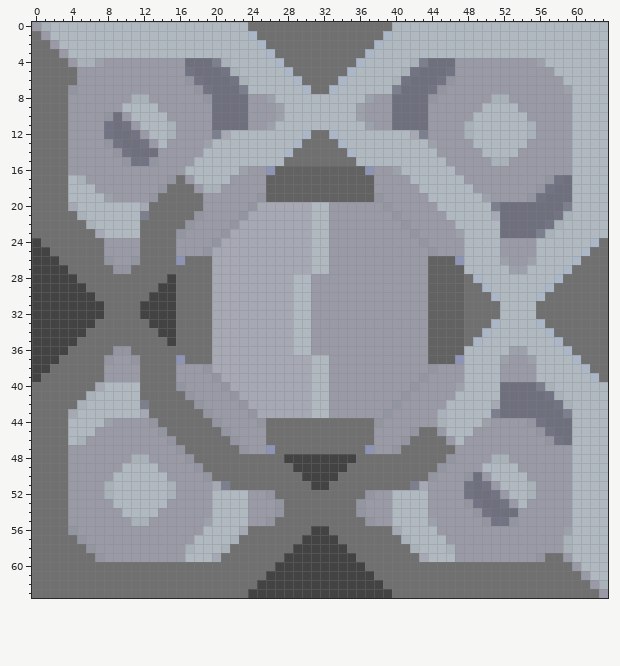
Pixel-art sprite: sprites/blocks/production/boiler.png. Above, as it was before the edit.
The file is 64x64 pixels. Colours within 5 levels of each other are drawn and written as one.
New version:
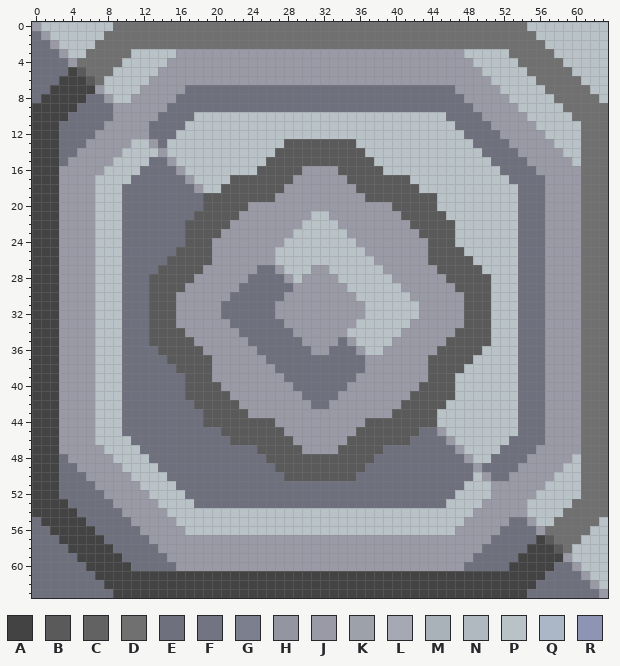
Palette (. is transparent): A #434343  B #5a5a5a  C #626262  D #707070  E #6f707d  F #727484  G #7c808e  H #9395a0  J #999aa5  K #9da1aa  L #a6a8b3  M #aab2b9  N #b0b9c0  P #b9c3c7  Q #abb7c7  R #8e94b3
The exact change:
Changed rows in their new state; - is an unchanged pixel.
first column x 0:
 0 -PPPPPPPPDDDDDDDDDDDDDDD----------------DDDDDDDDDDDDDDDPPPPPPPPP
 1 E-PPPPPPDDDDDDDDDDDDDDDDD--------------DDDDDDDDDDDDDDDDDPPPPPPPP
 2 EE-PPPPDDDDDDDDDDDDDDDDDDD------------DDDDDDDDDDDDDDDDDDDPPPPPPP
 3 EEE-PPDDDDDPPPPPJJJJJJJJJJJJJJJJJJJJJJJJJJJJJJJJPPPPPDDDDDPPPPPP
 4 EEEE-DDDDDPPPPP--JJJJJJJJJJJJJJJJJJJJJJJJJJJJJJ--PPPPPDDDDDPPPPP
 5 EEEEABDDDPPPPP---JJJJJJJJJJJJJJJJJJJJJJJJJJJJJJ---PPPPPDDDDDPPPP
 6 EEEAAABDPPPPP----JJJJJJJJJJJJJJJJJJJJJJJJJJJJJJ----PPPPPDDDDDPPP
 7 EEAAAAA-PPPP-----EEE---EEEEEEEEEEEEEEEEEE---EEE-----PPPPPDDDDDPP
 8 EAAAAAEE-PPJJ---EEEE----EEEEEEEEEEEEEEEE----EEEE---JJPPPPPDDDDDP
 9 AAAAAEEEE-JJJJ-EEEEE----EEEEEEEEEEEEEEEE----EEEEE-JJJJPPPPPDDDDD
10 AAAAEEEEEJ-JJJEEEEPPPPPPPPPPPPPPPPPPPPPPPPPPPPEEEEJJJJJPPPPPDDDD
11 AAAEEEEEJJJ-JEEEEPPPPPPPPPPPPPPPPPPPPPPPPPPPPPPEEEEJJJJJPPPPPDDD
12 AAAEEEE-JJJJ-EEEPPPPPPPPPPPPPPPPPPPPPPPPPPPPPPPPEEEEJJJJ-PPPPDDD
13 AAAEEE--JJJPP-EPPPPPPPPPPPPPBBBBBBBBPPPPPPPPPPPPPEEEEJJ---PPPDDD
14 AAAEE----JPPPP-PPPPPPPPPPPPBBBBBBBBBBPPPPPPPPPPPPPEEEE-----PPDDD
15 AAAE-----PPPPEE-PPPPPPPPPPBBBBBBBBBBBBPPPPPPPPPPPPPEEEE-----PDDD
16 AAAJ----PPPPEEEE-PPPPPPPPBBBBBJJJJBBBBBPPPPPPPPPPPPPEEEE----JDDD
17 AAAJJJ-PPPPEEEEEE-PPPPBBBBBBBJJJJJJBBBBBBBPPPPPPPPPPPEEEEJJJJDDD
18 AAAJJJJPPPEEEEEEEE-PPBBBBBBBJJJJJJJJBBBBBBBPPPPPPPPPPPEEEJJJJDDD
19 AAAJJJJPPPEEEEEEEEEBBBBBBBBJJJJJJJJJJBBBBBBBBPPPPPPPPPEEEJJJJDDD
20 AAAJJJJPPPEEEEEEEEEBBBBBJJJJJJJJJ------JBBBBBPPPPPPPPP---JJJJDDD
21 AAAJJJJPPPEEEEEEEEBBBBBJJJJJJJJPP-------JBBBBBPPPPPPPP---JJJJDDD
22 AAAJJJJPPPEEEEEEEBBBBBJJJJJJJJPPPP-------JBBBBBPPPPPPP---JJJJDDD
23 AAAJJJJPPPEEEEEEEBBBBJJJJJJJJPPPPPP-------JBBBBPPPPPPP--EJJJJDDD
24 -AAJJJJPPPEEEEEEEBBBJJJJJJJJPPPPPPPP-------JBBBPPPPPPPEEEJJJJDD-
25 --AJJJJPPPEEEEEEBBBBJJJJJJJPPPPPPPPPP-------BBBBPPPPPPEEEJJJJD--
26 ---JJJJPPPEEEEEBBBBBJJJJJJJPPPPPPPPPPP------BBBBBPPPPPEEEJJJJ---
27 ---JJJJPPPEEEEBBBBBJJJJJJEEJPPPJJPPPPPP-----JBBBBBPPPPEEEJJJJ---
28 ---JJJJPPPEEEBBBBBJJJJJJEEEEJPJ---PPPPPP----JJBBBBBPPPEEEJJJJ---
29 ---JJJJPPPEEEBBBBJJJJJJEEEEEEJJ----PPPPPP---JJJBBBBPPPEEEJJJJ---
30 ---JJJJPPPEEEBBBJJJJJJEEEEEEJJJ-----PPPPPP--JJJJBBBPPPEEEJJJJ---
31 ---JJJJPPPEEEBBBJJJJJEEEEEEJJJJ------PPPPPP-JJJJBBBPPPEEEJJJJ---
32 ---JJJJPPPEEEBBBJJJJJEEEEEEJJJJ------PPPPPP-JJJJBBBPPPEEEJJJJ---
33 ---JJJJPPPEEEBBBJJJJJJEEEEEEJJJ-----PPPPPP--JJJJBBBPPPEEEJJJJ---
34 ---JJJJPPPEEEBBBBJJJJJJEEEEEEJJ----PPPPPP---JJJBBBBPPPEEEJJJJ---
35 ---JJJJPPPEEEBBBBBJJJJJJEEEEEEJ---E-PPPP----JJBBBBBPPPEEEJJJJ---
36 ---JJJJPPPEEEEBBBBBJJJJJJEEEEEE--EEE-PP-----JBBBBBPPPPEEEJJJJ---
37 ---JJJJPPPEEEEEBBBBBJJJJJJEEEEEEEEEEE-------BBBBBPPPPPEEEJJJJ---
38 --AJJJJPPPEEEEEEBBBBJJJJJJJEEEEEEEEEE-------BBBBPPPPPPEEEJJJJD--
39 -AAJJJJPPPEEEEEEEBBBJJJJJJJJEEEEEEEE-------JBBBPPPPPPPEEEJJJJDD-
40 AAAJJJJPPPEEEEEEEBBBBJJJJJJJJEEEEEE-------JBBBBPPPPPPP--EJJJJDDD
41 AAAJJJJPPPEEEEEEEBBBBBJJJJJJJJEEEE-------JBBBBBPPPPPPP---JJJJDDD
42 AAAJJJJPPPEEEEEEEEBBBBBJJJJJJJJEE-------JBBBBBPPPPPPPP---JJJJDDD
43 AAAJJJJPPPEEEEEEEEEBBBBBJJJJJJJJJ------JBBBBBPPPPPPPPP---JJJJDDD
44 AAAJJJJPPPEEEEEEEEEBBBBBBBBJJJJJJJJJJBBBBBBBBPPPPPPPPPEEEJJJJDDD
45 AAAJJJJPPPEEEEEEEEEEEBBBBBBBJJJJJJJJBBBBBBBEE-PPPPPPPPEEEJJJJDDD
46 AAAJJJ-PPPPEEEEEEEEEEEBBBBBBBJJJJJJBBBBBBBEEEE-PPPPPPEEEEJJJJDDD
47 AAAJ----PPPPEEEEEEEEEEEEEBBBBBJJJJBBBBBEEEEEEEE-PPPPEEEE----JDDD
48 AAAE-----PPPPEEEEEEEEEEEEEBBBBBBBBBBBBEEEEEEEEEE-PPEEEE-----PDDD
49 AAAEE-----PPPPEEEEEEEEEEEEEBBBBBBBBBBEEEEEEEEEEEE-EEEE-----PPDDD
50 AAAEEE---JJPPPPEEEEEEEEEEEEEBBBBBBBBEEEEEEEEEEEEEP-EEJJ---PPPDDD
51 AAAEEEE-JJJJPPPPEEEEEEEEEEEEEEEEEEEEEEEEEEEEEEEEPPP-JJJJ-PPPPDDD
52 AAAEEEEEJJJJJPPPPEEEEEEEEEEEEEEEEEEEEEEEEEEEEEEPPPPJ-JJJPPPPPDDD
53 AAAAEEEEEJJJJJPPPPEEEEEEEEEEEEEEEEEEEEEEEEEEEEPPPPJJJ-JPPPPPDDDD
54 AAAAAEEEEEJJJJ-PPPPPPPPPPPPPPPPPPPPPPPPPPPPPPPPPPJJJJJ-PPPPDDDDD
55 EAAAAAEEEEEJJ---PPPPPPPPPPPPPPPPPPPPPPPPPPPPPPPP--JJJEE-PPDDDDDP
56 EEAAAAAEEEEE-----PPPPPPPPPPPPPPPPPPPPPPPPPPPPPP-----EEEE-DDDDDPP
57 EEEAAAAAEEEEE-----JJJJJJJJJJJJJJJJJJJJJJJJJJJJ-----EEEEEABDDDPPP
58 EEEEAAAAAEEEEE---JJJJJJJJJJJJJJJJJJJJJJJJJJJJJJ---EEEEEAAABDPPPP
59 EEEEEAAAAAEEEEE--JJJJJJJJJJJJJJJJJJJJJJJJJJJJJJ--EEEEEAAAAA-PPPP
60 EEEEEEAAAAAEEEEEJJJJJJJJJJJJJJJJJJJJJJJJJJJJJJJJEEEEEAAAAAEE-PPP
61 EEEEEEEAAAAAAAAAAAAAAAAAAA------------AAAAAAAAAAAAAAAAAAAEEEE-PP
62 EEEEEEEEAAAAAAAAAAAAAAAAA--------------AAAAAAAAAAAAAAAAAEEEEEE-P
63 EEEEEEEEEAAAAAAAAAAAAAAA----------------AAAAAAAAAAAAAAAEEEEEEEE-
Changed places in both pictures, as pixel boxes (x1, y1, x2, y2):
changed: (32, 22, 608, 598)
